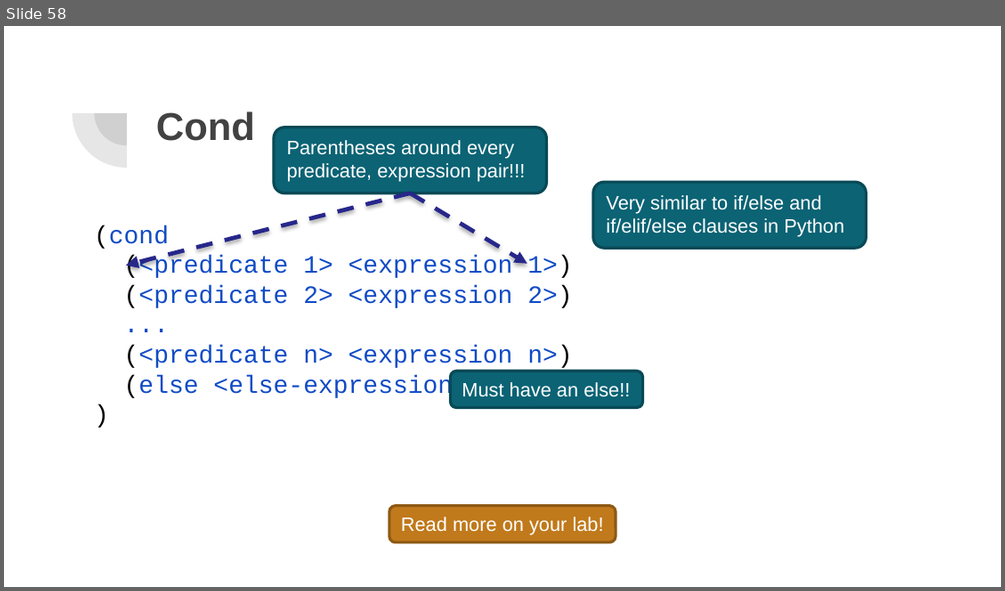
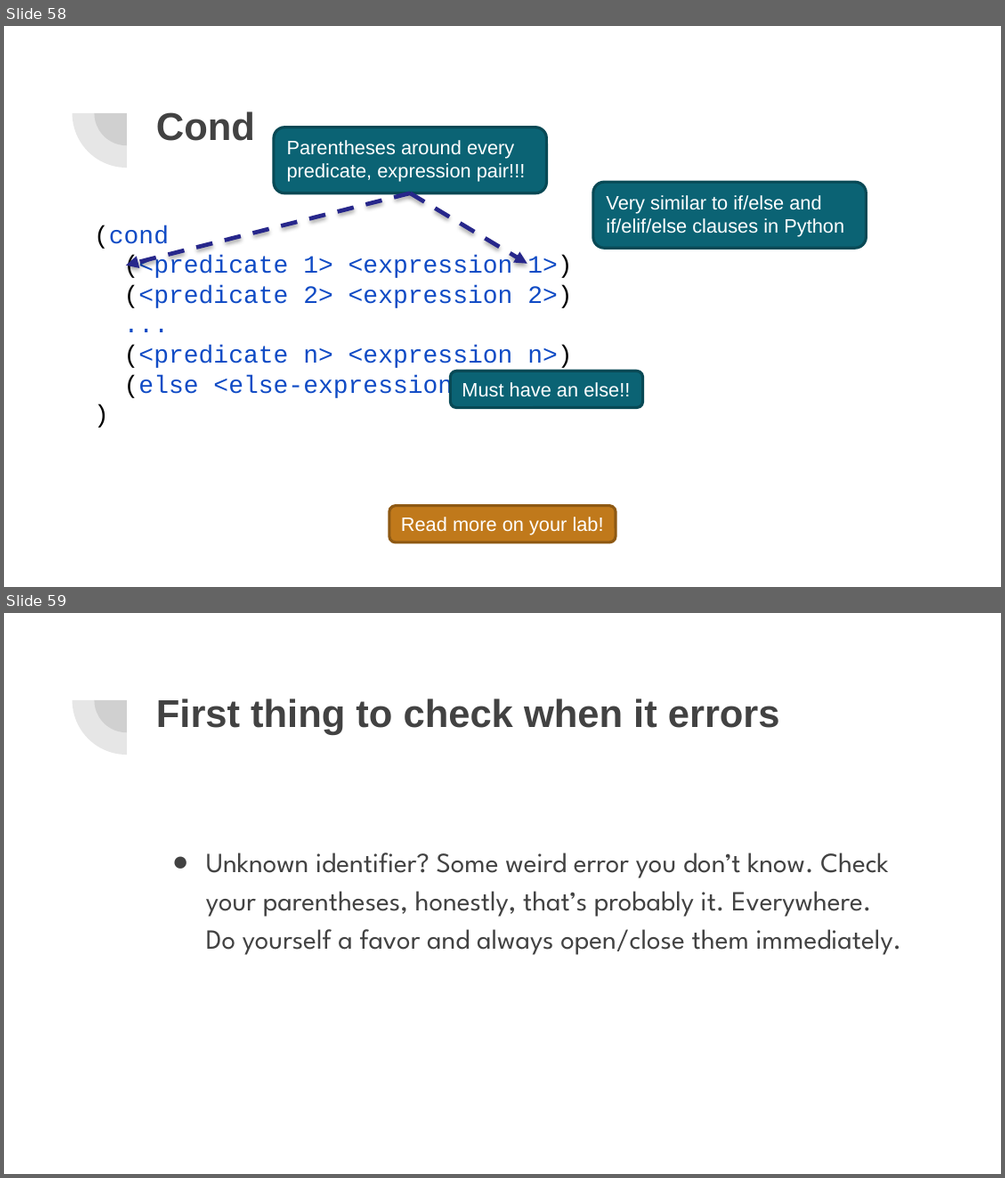
Before and after one commit to cameronmalloy/cameron-malloy, a slide deck: public/pdfs/lab6slides.pptx. Shown one above the other, each under a label of ours: slide 58 before the commit, slides 58 and 59 after it. The pictures are 1005x591 and 1005x1178 pixels, drawn with LibreOffice and Linux fonts; fonts in the diff are those of the drawing. Boxes give left, top, right and bottom in pixels: in the first picture for what was removed or moved away, otherwise in the second. Text is boxed around its words. In the diff, an @@ line names an element or a change of style, - is before the commit and + after.

Commit message:
added debugging slide

```diff
--- a/public/pdfs/lab6slides.pptx
+++ b/public/pdfs/lab6slides.pptx
@@ slide 59 added at bbox=[4, 613, 1001, 1174], background #FFFFFF; not listed: 2 template elements that a slide beside it also shows @@
@@ title added at bbox=[156, 698, 780, 735], 28 pt, text #424242, bold @@
+First thing to check when it errors
@@ text added at bbox=[206, 852, 902, 955], 20 pt, text #424242 @@
+● Unknown identifier? Some weird error you don’t know. Check your parentheses, honestly, that’s probably it. Everywhere. Do yourself a favor and always open/close them immediately.
```
